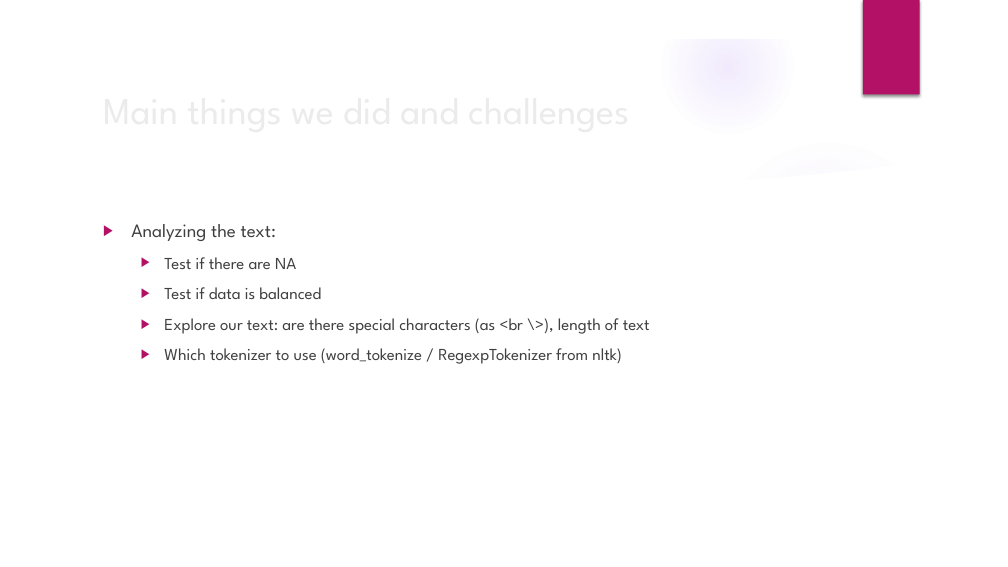
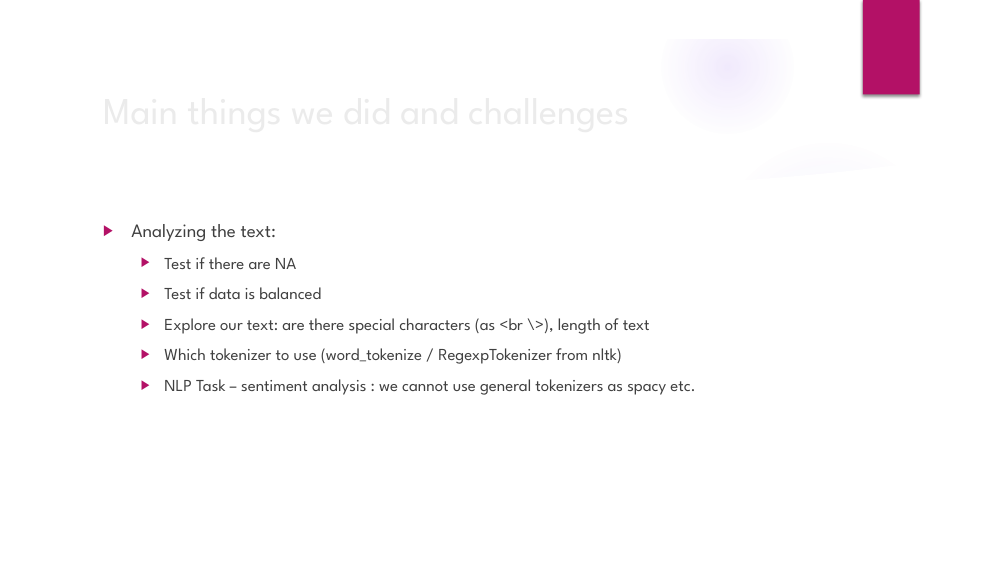
Before and after one commit to TCDSNirShani/IMDbReviewsAnalyzer, a slide deck: slide 2 of Things we did in project.pptx. Drawn at 1008x567 pixels with LibreOffice and Linux fonts; fonts in the diff are those of the drawing; background and template pictures are left out. Boxes give left, top, right and bottom in pixels: in the first picture for what was removed or moved away, otherwise in the second. Text is boxed around its words. In the diff, an @@ line names an element or a change of style, - is before the commit and + after.

Commit message:
update ppt file

```diff
--- a/Things we did in project.pptx
+++ b/Things we did in project.pptx
@@ text at (x1=164, y1=379, x2=696, y2=395): paragraph added @@
+  ▶ NLP Task – sentiment analysis : we cannot use general tokenizers as spacy etc.
```
Also in this commit, not shown: 1 other slide changed, 1 slide added.
